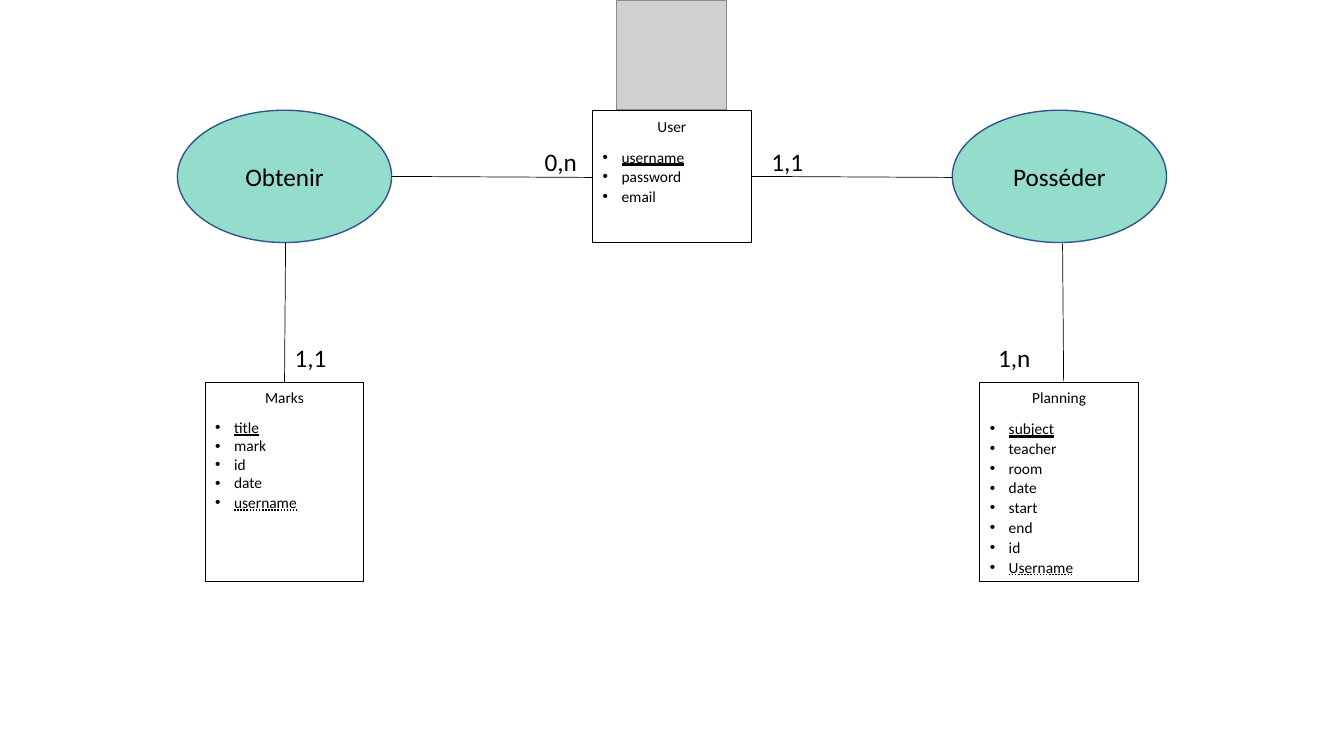
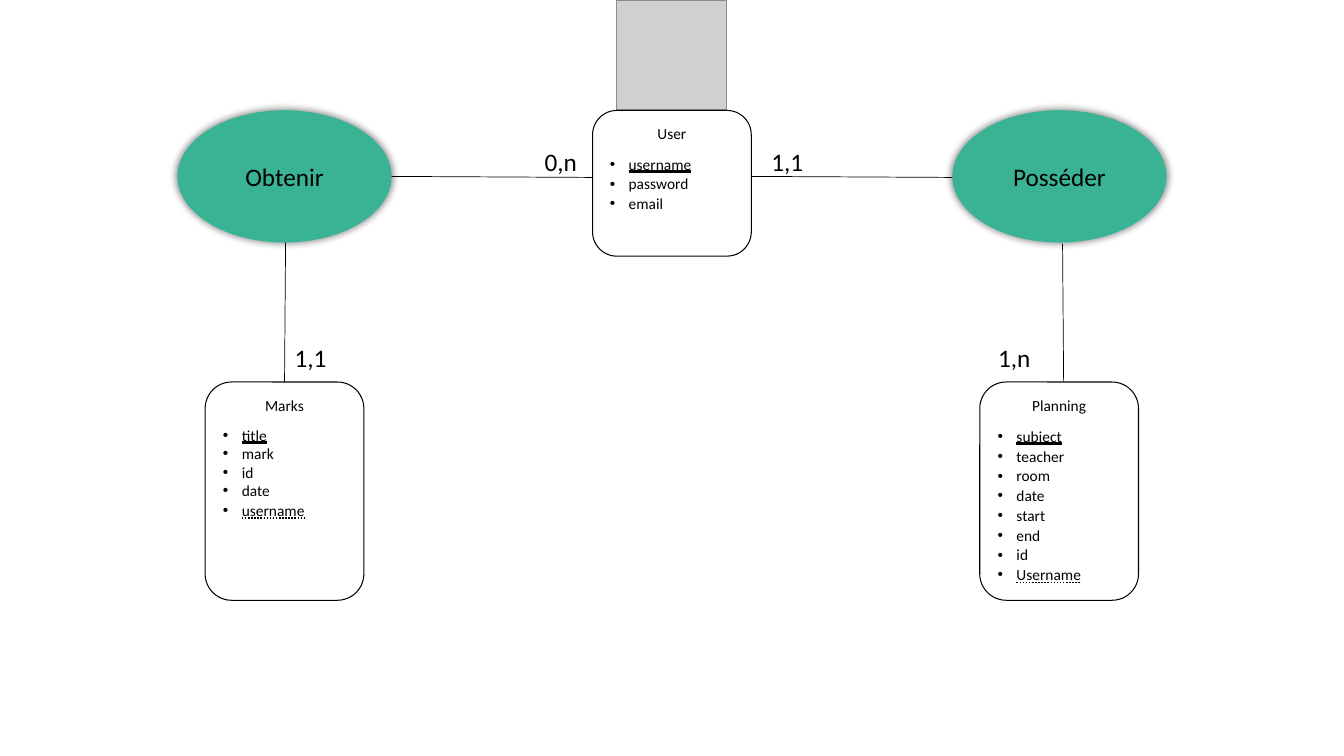
Before and after one commit to hugodemenez/isen-student-portal, a slide deck: slide 3 of presentation/Structure_Projet.pptx. Drawn at 1344x756 pixels with LibreOffice and Linux fonts; fonts in the diff are those of the drawing; grey boxes stand for pictures. Boxes give left, top, right and bottom in pixels: in the first picture for what was removed or moved away, otherwise in the second. Text is boxed around its words. In the diff, an @@ line names an element or a change of style, - is before the commit and + after.

```diff
--- a/presentation/Structure_Projet.pptx
+++ b/presentation/Structure_Projet.pptx
@@ ellipse "Obtenir" at [177,110,391,242]: fill #94DCCB to #3AB395; outline #325491 1 pt to none; shadow on @@
@@ rounded rectangle "User": place and size @@
-rounded rectangle "User" at [593,111,751,243]
+rounded rectangle "User" at [593,111,751,257]
@@ ellipse "Posséder" at [953,110,1167,242]: fill #94DCCB to #3AB395; outline #325491 1 pt to none; shadow on @@
@@ rounded rectangle "Marks": place and size @@
-rounded rectangle "Marks" at [206,382,364,582]
+rounded rectangle "Marks" at [206,382,364,601]
@@ rectangle to rounded rectangle in 3 elements at [593,111,751,257], [206,382,364,601], [980,382,1138,601] @@
@@ rounded rectangle "Planning": place and size @@
-rounded rectangle "Planning" at [980,382,1138,582]
+rounded rectangle "Planning" at [980,382,1138,601]
```
Also in this commit, not shown: 2 other slides changed, 6 other files.
